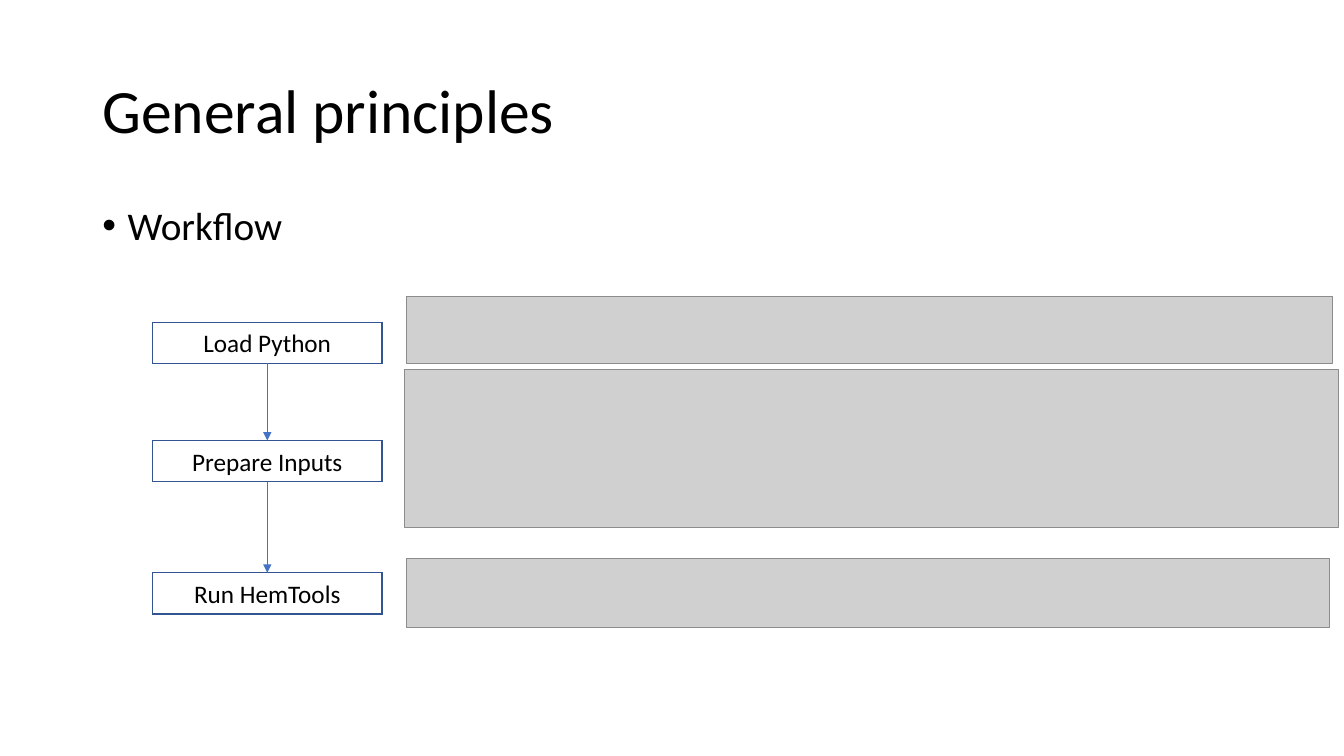
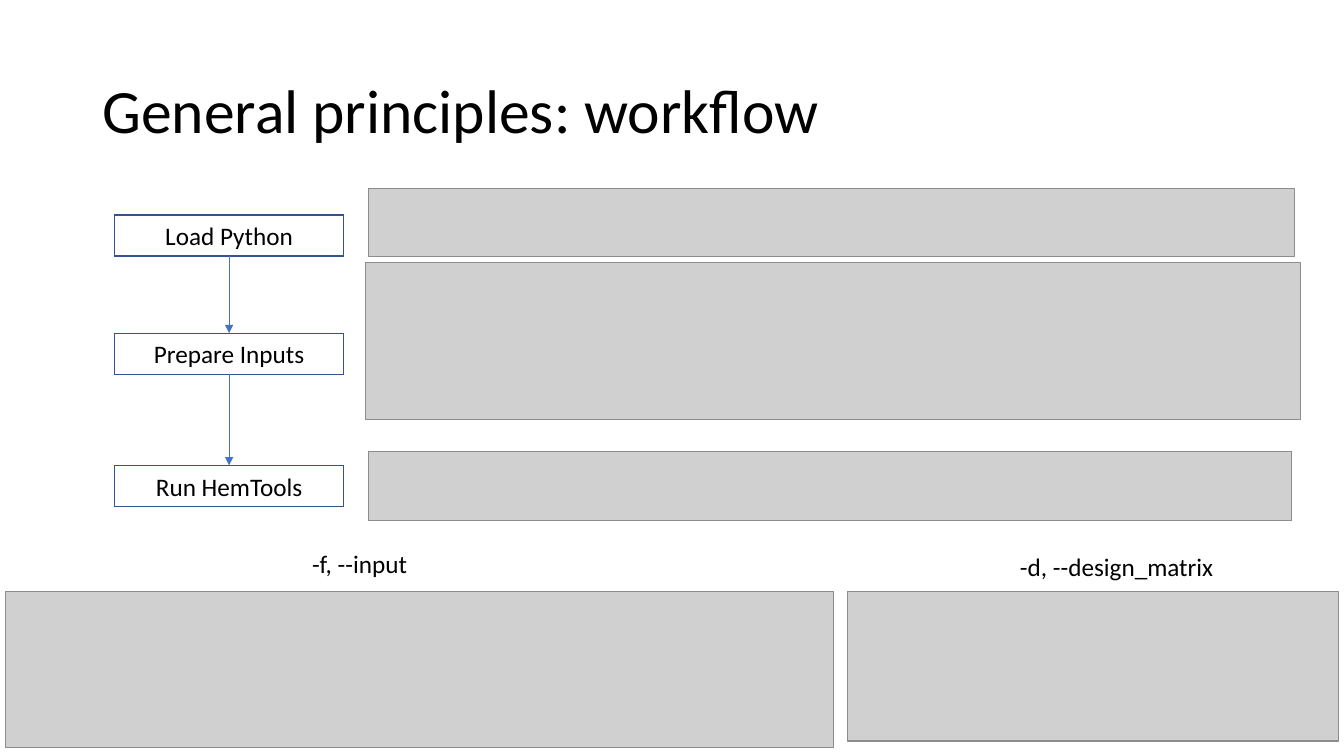
Before and after one commit to YichaoOU/HemTools, a slide deck: slide 10 of HemTools Tutorial.pptx (slide 9 before the commit). Drawn at 1344x756 pixels with LibreOffice and Linux fonts; fonts in the diff are those of the drawing; grey boxes stand for pictures. Boxes give left, top, right and bottom in pixels: in the first picture for what was removed or moved away, otherwise in the second. Text is boxed around its words. In the diff, an @@ line names an element or a change of style, - is before the commit and + after.

```diff
--- a/HemTools Tutorial.pptx
+++ b/HemTools Tutorial.pptx
@@ title at [102,90,818,143]: text changed @@
-General principles
+General principles: workflow
@@ picture: place and size @@
-picture at [407,296,1334,364]
+picture at [369,189,1296,256]
@@ rectangle "Load Python": place and size @@
-rectangle "Load Python" at [152,323,382,364]
+rectangle "Load Python" at [115,215,345,256]
@@ text removed at [128,212,282,241] @@
-• Workflow
@@ 2 arrows, 1 picture: place and size @@
-2 arrows, 1 picture at [267,364,1339,573]
+2 arrows, 1 picture at [229,256,1301,466]
@@ rectangle "Prepare Inputs": place and size @@
-rectangle "Prepare Inputs" at [152,441,382,482]
+rectangle "Prepare Inputs" at [115,334,345,375]
@@ rectangle "Run HemTools": place and size @@
-rectangle "Run HemTools" at [152,573,382,614]
+rectangle "Run HemTools" at [115,466,345,507]
@@ picture: place and size @@
-picture at [407,559,1331,628]
+picture at [369,452,1293,521]
@@ text added at [312,555,407,577], 18 pt, text #000000 @@
+  -f, --input
@@ text added at [1020,558,1213,581], 18 pt, text #000000 @@
+  -d, --design_matrix
@@ picture added at [6,592,834,748] @@
@@ picture added at [848,592,1339,741] @@
```
Also in this commit, not shown: 8 other slides changed, 6 slides added, 3 other files.
